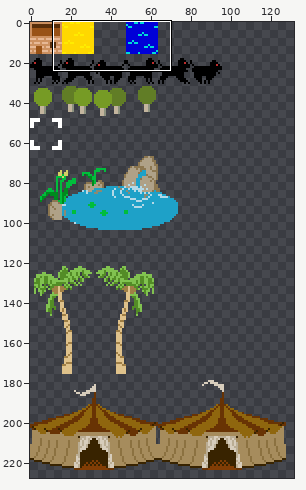
One commit to this sprite sheet: data/sprite_sheet.png. The picture above shows the old version from afar; the outline marks the close-up.
Close-up. Earlier state:
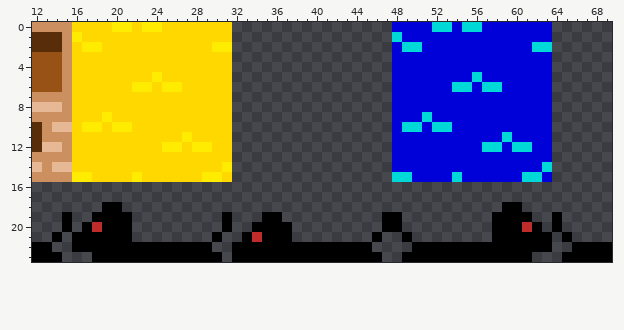
The file is 256x256 pixels. Colours within 5 levels of each other are drawn and written as one. Shown: x 12..69, y 0..23. The wide view leaves out empty margins.
After:
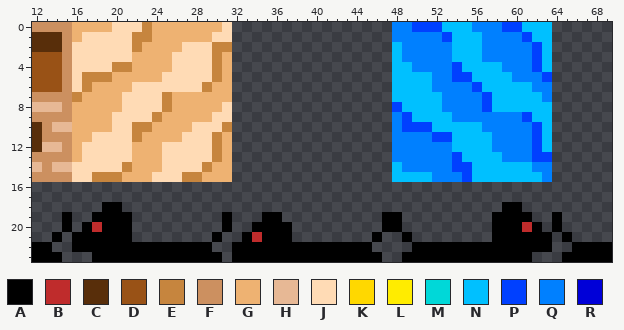
Palette (. is transparent): A #000000  B #bf2c2c  C #582e0a  D #995216  E #c6853e  F #cc9060  G #eeb272  H #e7b895  J #ffdbb5  K #ffd800  L #ffec00  M #00d8d8  N #00c0ff  P #0040ff  Q #0080ff  R #0000d8
From old to new:
Changed rows in their new state; - is an unchanged pixel.
first column x 16:
 0 GGGGJJJEGGGGGGGJ----------------QQPPPNNNQQQPPNNN
 1 GJJJJJEEGGGGGGJJ----------------QQQQQPNNNQQQQPNN
 2 JJJJJJEGGGGJJJEE----------------NQQQQQNNNQQQQQPN
 3 JJJJJJGGGGJJJJEG----------------NQQQQQNNNQQQQQPN
 4 JJJJEEGGGGJJJJEG----------------NNQQQQPNNNNQQQPN
 5 JEEEGGGGGJJJJJEG----------------NNNNQQPPNNNNQQQP
 6 JEGGGGJJJJJJJEGG----------------NNNNQQQQPNNNNNQQ
 7 EGGGGJJJJEGGGGGG----------------NNNNNQQQQPNNNNNQ
 8 GGGGGJJJJEGGGGGJ----------------PNNNNQQQQPNNNNNN
 9 GGGGJJJJEGGGGGJJ----------------QPNNNNQQQQQQQPNN
10 GGGGJJEEGGGGJJJE----------------QPPPNNNNNQQQQQPN
11 GGJJJJEGGGGJJJEG----------------QQQQPPNNNNQQQQPN
12 GJJJJJGGGJJJJJEG----------------QQQQQQNNNNQQQQPN
13 GJJJJJGGGJJJJJEG----------------QQQQQQPNNNNQQQPP
14 JJJJJEGGGJJJJEGG----------------NQQQQQPPNNNNNNQQ
15 JJEEEGGGJJJEEGGG----------------NNNNQQQPNNNNNNNQ
Pixel boxes of the changes (left, top, right, bottom) in both close-ups:
changed: (72, 22, 232, 182)
changed: (392, 22, 552, 182)
